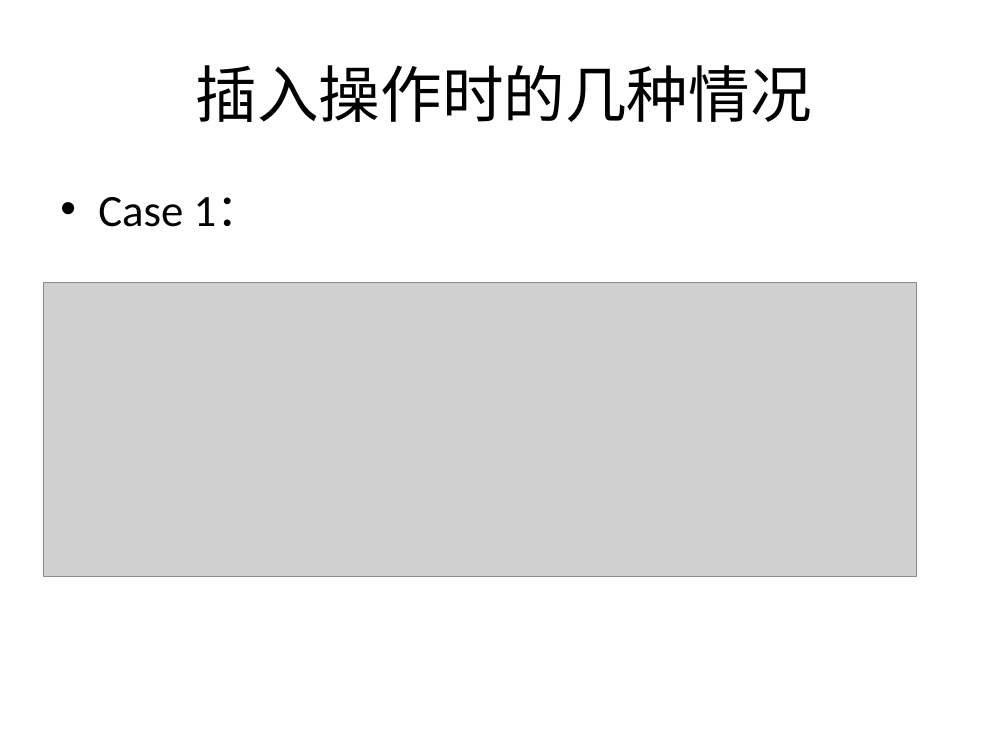
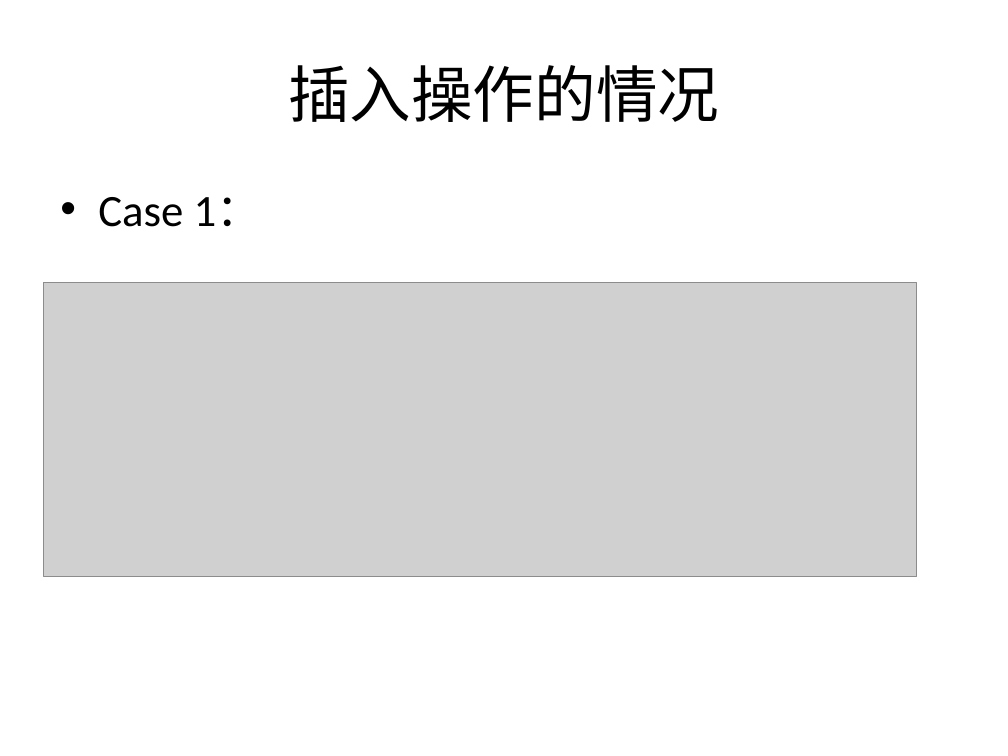
Before and after one commit to justery/JoyCpp, a slide deck: slide 16 of JoyCpp/rb_tree/rb_tree.pptx (slide 15 before the commit). Drawn at 1008x756 pixels with LibreOffice and Linux fonts; fonts in the diff are those of the drawing; grey boxes stand for pictures. Boxes give left, top, right and bottom in pixels: in the first picture for what was removed or moved away, otherwise in the second. Text is boxed around its words. In the diff, an @@ line names an element or a change of style, - is before the commit and + after.

```diff
--- a/JoyCpp/rb_tree/rb_tree.pptx
+++ b/JoyCpp/rb_tree/rb_tree.pptx
@@ title at <box>288,65,719,122</box>: text changed @@
-插入操作时的几种情况
+插入操作的情况
```
Also in this commit, not shown: 2 other slides changed, 1 slide added, 2 other files.
